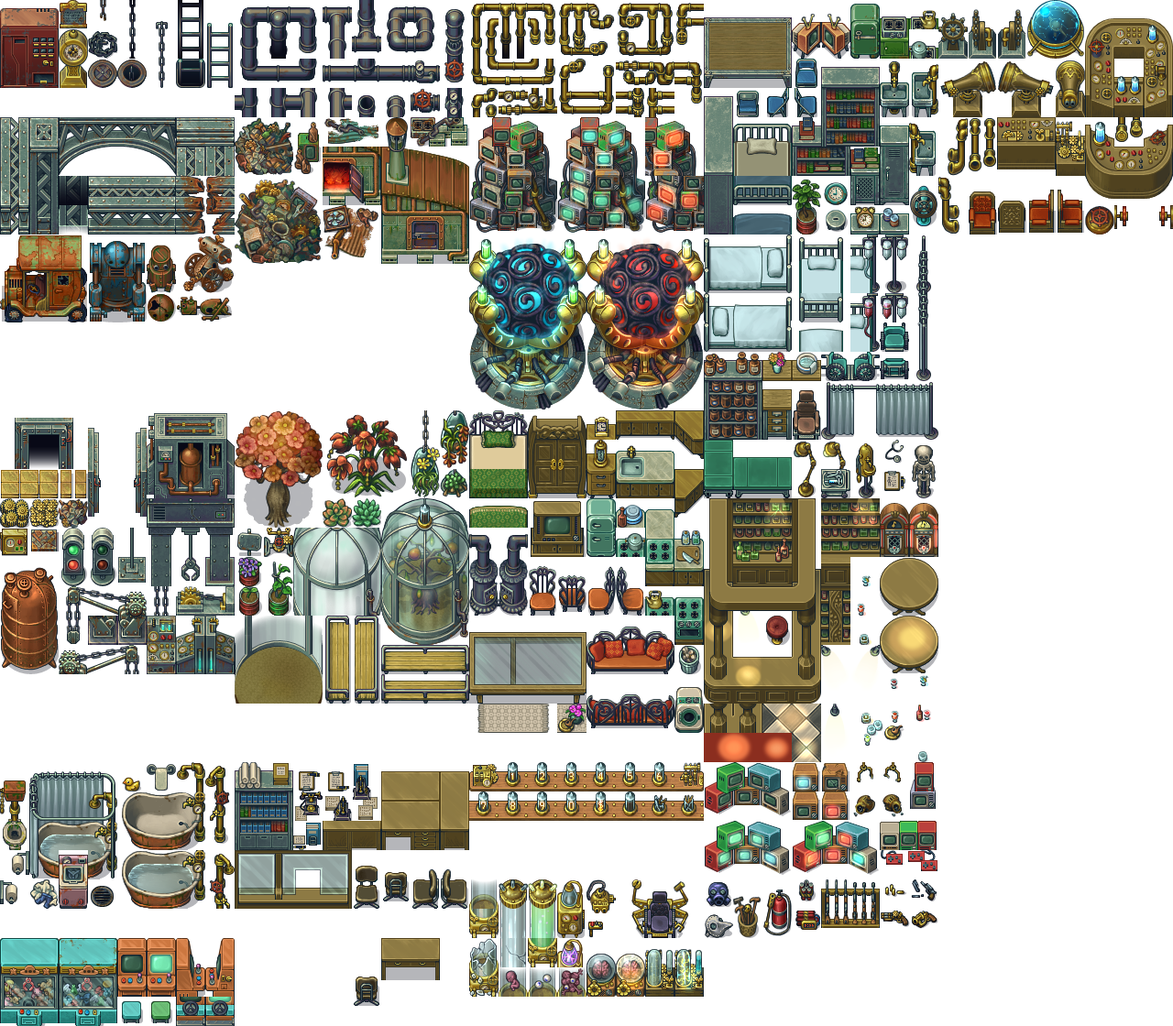
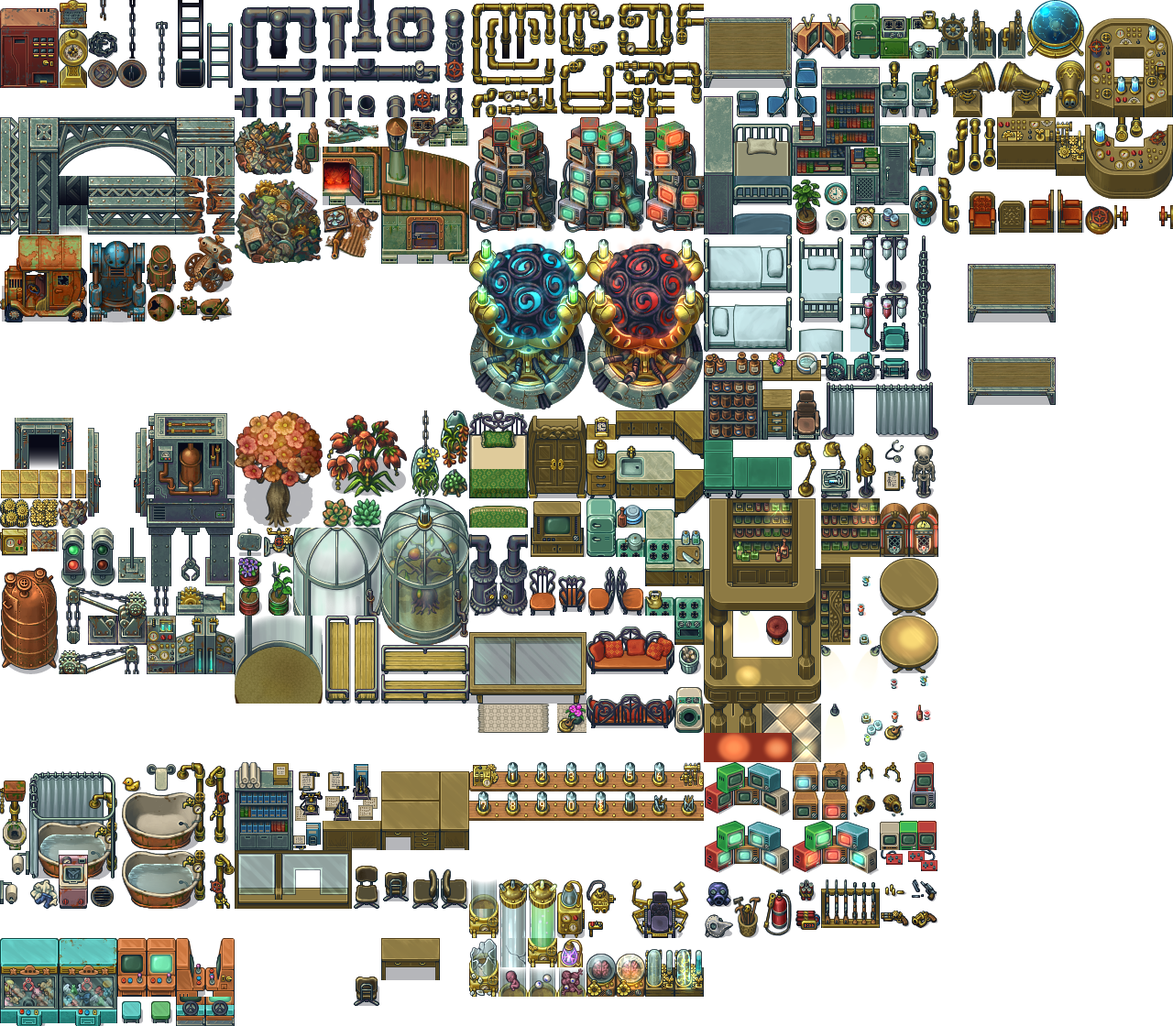
Revision of a layered 1173 x 1026 image; what changed, layer by layer:
painted on "Deco-Inside-2.png" over (967, 263, 1056, 405)
